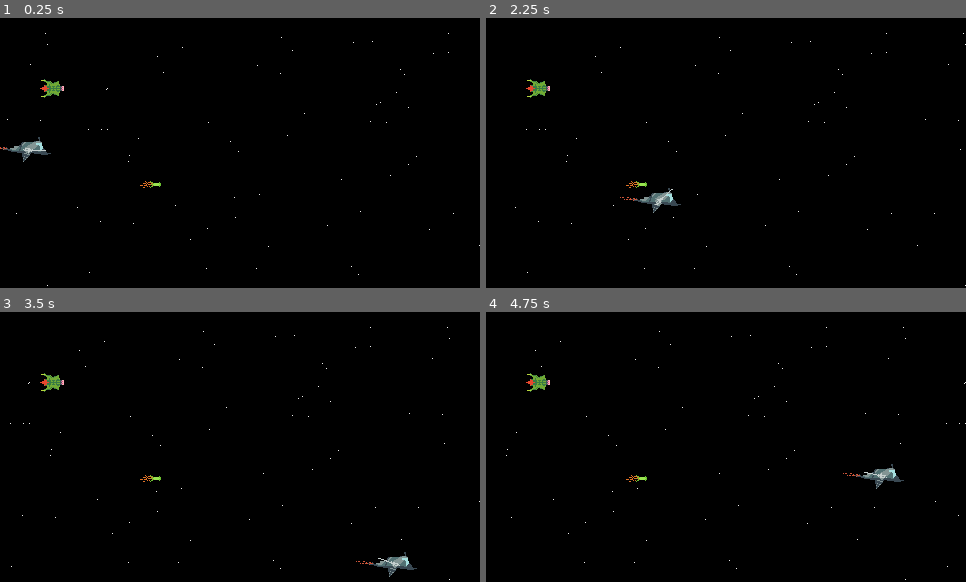
Above: before the commit, frames 1-4 (two rows, left to right).
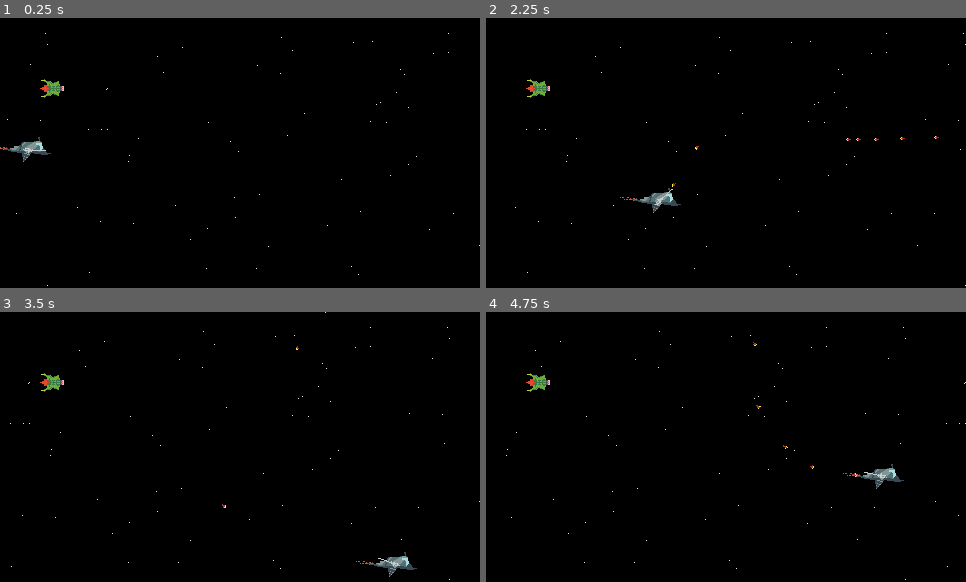
Above: after the commit, the same moments.

Repository: Wiolarz/Polyspear
Game: Godot game, scene res://Scenes/basic_map.tscn
Same seed, same stepped clock (60 frames per second), same inputs: the game is played once before the commit and once after it.
Inputs (mouse positions are in pixels of both pictures, inside the frame that each line leads up to):
- Up to frame 1 (0.25 s): no input
- Up to frame 2 (2.25 s): move the mouse to (831, 139) at 0.52 s; press the mouse at (831, 139) at 0.53 s; hold Right 0.53-1.28 s; move the mouse to (630, 166) at 1.27 s; release the mouse at (630, 166) at 1.28 s; hold Down 1.28-2.03 s; tap Ctrl (KEY_BREAKS) at 1.35 s; click (630, 166) at 1.55 s; move the mouse to (774, 93) at 2.02 s; press the mouse at (774, 93) at 2.03 s; hold Right from 2.03 s (still down); tap S (KEY_DOWN) at 2.1 s
- Up to frame 3 (3.5 s): move the mouse to (216, 501) at 2.77 s; release Right at 2.78 s; release the mouse at (216, 501) at 2.78 s; hold Up from 2.78 s (still down); tap A (KEY_LEFT) at 2.85 s; click (216, 501) at 3.05 s
- Up to frame 4 (4.75 s): move the mouse to (870, 487) at 3.52 s; release Up at 3.53 s; press the mouse at (870, 487) at 3.53 s; hold Left from 3.53 s (still down); tap D (KEY_RIGHT) at 3.6 s; tap F2 (MAXIMIZE_WINDOW) at 4.15 s; move the mouse to (582, 406) at 4.27 s; release the mouse at (582, 406) at 4.28 s; tap W (KEY_UP) at 4.35 s; click (582, 406) at 4.55 s

The runs differ from the first frame. In frame 1, less than 0.1% of the frame differs, in the area x 29-34%, y 60-63%; in frame 2, 0.1%, in the area x 29-95%, y 43-63%; in frame 3, less than 0.1%; in frame 4, less than 0.1%.

Commit message:
Basic shooting system for the player

Diff:
--- a/Scenes/basic_map.tscn
+++ b/Scenes/basic_map.tscn
@@ -1,13 +1,14 @@
-[gd_scene load_steps=14 format=3 uid="uid://os75hnii4k0w"]
+[gd_scene load_steps=15 format=3 uid="uid://os75hnii4k0w"]
 
 [ext_resource type="Script" path="res://Scripts/Menu.gd" id="1_kp0kd"]
-[ext_resource type="Texture2D" uid="uid://du03tgcf81l8c" path="res://Art/background.png" id="2_1cfpo"]
-[ext_resource type="Texture2D" uid="uid://dp5nkeidtt56i" path="res://Art/enemy_rocket.png" id="3_5u82o"]
-[ext_resource type="Texture2D" uid="uid://bku2007a1rtlg" path="res://Art/stars.png" id="3_110ma"]
+[ext_resource type="Texture2D" uid="uid://du03tgcf81l8c" path="res://Art/Background/background.png" id="2_fq3eo"]
 [ext_resource type="Shader" path="res://Scripts/stars.gdshader" id="3_cwqn6"]
 [ext_resource type="Script" path="res://Scripts/Background_Stars.gd" id="4_bxsjd"]
-[ext_resource type="Texture2D" uid="uid://djv22d5tl3s24" path="res://Art/enemy1.png" id="4_naqsl"]
+[ext_resource type="Texture2D" uid="uid://bku2007a1rtlg" path="res://Art/Background/stars.png" id="4_c1o6t"]
 [ext_resource type="PackedScene" uid="uid://cbbkojgcsrdxg" path="res://Scenes/player.tscn" id="4_uicuu"]
+[ext_resource type="Texture2D" uid="uid://djv22d5tl3s24" path="res://Art/Ships/enemy1.png" id="6_c0u07"]
+[ext_resource type="Script" path="res://Scripts/BulletManager.gd" id="8_1x75j"]
+[ext_resource type="Script" path="res://Scripts/SaveSystem.gd" id="9_y4htr"]
 
 [sub_resource type="CanvasTexture" id="CanvasTexture_6woqk"]
 
@@ -29,36 +30,32 @@
 [node name="Menu" type="Node" parent="."]
 script = ExtResource("1_kp0kd")
 
-[node name="Background" type="Sprite2D" parent="."]
+[node name="Background" type="Node2D" parent="."]
+position = Vector2(240, 135)
+
+[node name="oldBackground" type="Sprite2D" parent="Background"]
 visible = false
 texture_repeat = 2
-position = Vector2(240, 135)
-texture = ExtResource("2_1cfpo")
+texture = ExtResource("2_fq3eo")
 region_enabled = true
 region_rect = Rect2(0, 0, 480, 270)
 
-[node name="Background_Black" type="Sprite2D" parent="."]
+[node name="Background_Black" type="Sprite2D" parent="Background"]
 modulate = Color(0, 0, 0, 1)
-position = Vector2(240, 135)
 scale = Vector2(480, 270)
 texture = SubResource("CanvasTexture_6woqk")
 
-[node name="Background_Stars" type="Sprite2D" parent="."]
+[node name="Background_Stars" type="Sprite2D" parent="Background"]
 texture_repeat = 2
 material = SubResource("ShaderMaterial_pbwts")
-position = Vector2(240, 135)
-texture = ExtResource("3_110ma")
+texture = ExtResource("4_c1o6t")
 script = ExtResource("4_bxsjd")
-
-[node name="EnemyRocket" type="Sprite2D" parent="."]
-position = Vector2(151, 167)
-texture = ExtResource("3_5u82o")
 
 [node name="CharacterBody2D" type="CharacterBody2D" parent="."]
 position = Vector2(52, 72)
 
 [node name="Sprite2D" type="Sprite2D" parent="CharacterBody2D"]
-texture = ExtResource("4_naqsl")
+texture = ExtResource("6_c0u07")
 
 [node name="CollisionShape2D" type="CollisionShape2D" parent="CharacterBody2D"]
 shape = SubResource("CircleShape2D_ucm86")
@@ -87,3 +84,11 @@
 
 [node name="Camera2D" type="Camera2D" parent="."]
 position = Vector2(240, 135)
+
+[node name="BulletManager" type="Node" parent="."]
+script = ExtResource("8_1x75j")
+
+[node name="SaveSystem" type="Node" parent="."]
+script = ExtResource("9_y4htr")
+
+[connection signal="bullet" from="Player" to="BulletManager" method="_on_player_bullet"]
--- /dev/null
+++ b/Scenes/bullet.tscn
@@ -0,0 +1,16 @@
+[gd_scene load_steps=4 format=3 uid="uid://pkgw21oblow"]
+
+[ext_resource type="Script" path="res://Scripts/Bullet.gd" id="1_1kfi4"]
+[ext_resource type="Texture2D" uid="uid://d4dcl8g1w2sma" path="res://Art/Bullets/player_bullet.png" id="2_5o7pl"]
+
+[sub_resource type="RectangleShape2D" id="RectangleShape2D_p82aq"]
+size = Vector2(4, 2)
+
+[node name="Bullet" type="Area2D"]
+script = ExtResource("1_1kfi4")
+
+[node name="CollisionShape2D" type="CollisionShape2D" parent="."]
+shape = SubResource("RectangleShape2D_p82aq")
+
+[node name="Sprite2D" type="Sprite2D" parent="."]
+texture = ExtResource("2_5o7pl")
--- a/Scenes/player.tscn
+++ b/Scenes/player.tscn
@@ -1,9 +1,10 @@
-[gd_scene load_steps=7 format=3 uid="uid://cbbkojgcsrdxg"]
+[gd_scene load_steps=8 format=3 uid="uid://cbbkojgcsrdxg"]
 
 [ext_resource type="Script" path="res://Scripts/player.gd" id="1_gs88a"]
-[ext_resource type="Texture2D" uid="uid://m447rugnefxf" path="res://Art/player_basic_ship.png" id="2_8r5rl"]
+[ext_resource type="Texture2D" uid="uid://m447rugnefxf" path="res://Art/Ships/player_basic_ship.png" id="2_162m2"]
 [ext_resource type="Script" path="res://Scripts/GunTurret.gd" id="3_ufsmu"]
-[ext_resource type="Texture2D" uid="uid://oh2gmywg8ffg" path="res://Art/basic_turret.png" id="4_dwa0x"]
+[ext_resource type="Texture2D" uid="uid://oh2gmywg8ffg" path="res://Art/Bullets/basic_turret.png" id="4_sksxl"]
+[ext_resource type="Script" path="res://Scripts/Gun.gd" id="5_ssbrs"]
 
 [sub_resource type="RectangleShape2D" id="RectangleShape2D_vpjnq"]
 size = Vector2(25, 11)
@@ -16,7 +17,7 @@
 
 [node name="ShipSprite" type="Sprite2D" parent="."]
 position = Vector2(-7.5, 2.5)
-texture = ExtResource("2_8r5rl")
+texture = ExtResource("2_162m2")
 offset = Vector2(0, 1)
 
 [node name="hitbox" type="Area2D" parent="."]
@@ -34,6 +35,15 @@
 position = Vector2(0.5, 3.5)
 script = ExtResource("3_ufsmu")
 
-[node name="GunSprite" type="Sprite2D" parent="GunTurret"]
+[node name="TurretSprite" type="Sprite2D" parent="GunTurret"]
 position = Vector2(5.5, 0.5)
-texture = ExtResource("4_dwa0x")
+texture = ExtResource("4_sksxl")
+
+[node name="Gun" type="Node2D" parent="GunTurret"]
+script = ExtResource("5_ssbrs")
+
+[node name="Marker2D" type="Marker2D" parent="GunTurret/Gun"]
+position = Vector2(18.5, 0.5)
+
+[connection signal="turret_shoots" from="GunTurret" to="." method="_on_gun_turret_turret_shoots"]
+[connection signal="gun_shoots" from="GunTurret/Gun" to="GunTurret" method="_on_gun_gun_shoots"]
--- /dev/null
+++ b/Scripts/Bullet.gd
@@ -0,0 +1,19 @@
+extends Area2D
+
+
+@export var damage = 10
+@export var armor_pierce = 2
+@export var explosion_dmg = 10
+
+
+@export var speed = 4
+var velocity
+# Called when the node enters the scene tree for the first time.
+func _ready():
+	velocity = Vector2.RIGHT.rotated(rotation) * speed
+
+
+
+# Called every frame. 'delta' is the elapsed time since the previous frame.
+func _physics_process(delta):
+	position += velocity
--- /dev/null
+++ b/Scripts/BulletManager.gd
@@ -0,0 +1,25 @@
+extends Node
+
+
+# Called when the node enters the scene tree for the first time.
+func _ready():
+
+	pass # Replace with function body.
+
+
+# Called every frame. 'delta' is the elapsed time since the previous frame.
+func _process(delta):
+	pass
+
+
+
+
+func _on_player_bullet(pos, dir, ammo):
+	var bullet = ammo.instantiate() as Area2D
+	#bullet.position = rifle_exit.global_position()
+	print("test")
+	print(pos, dir)
+
+	bullet.position = pos
+	bullet.rotation_degrees = dir # rotation_degrees#rad_to_deg(direction.angle())
+	add_child(bullet) # get_tree().get_node("BasicMap").
--- /dev/null
+++ b/Scripts/Gun.gd
@@ -0,0 +1,33 @@
+extends Node2D
+
+signal gun_shoots(pos, ammo)
+
+
+@export var shooting_speed = 10  # frames between shoots
+var shooting_cooldown = 0
+
+
+@onready var rifle_exit: Marker2D = $Marker2D
+
+
+var bullet_scene: PackedScene = preload("res://Scenes/bullet.tscn")
+
+
+
+
+
+
+# Called when the node enters the scene tree for the first time.
+func _ready():
+	pass # Replace with function body.
+
+
+# Called every frame. 'delta' is the elapsed time since the previous frame.
+
+func _physics_process(delta):
+
+	if shooting_cooldown > 0:
+		shooting_cooldown -= 1
+	if Input.is_action_pressed("KEY_SHOOT") and shooting_cooldown == 0:
+		shooting_cooldown = shooting_speed
+		emit_signal("gun_shoots", rifle_exit.global_position, bullet_scene)
--- a/Scripts/GunTurret.gd
+++ b/Scripts/GunTurret.gd
@@ -1,5 +1,7 @@
 extends Node2D
 
+
+signal turret_shoots(pos, dir, ammo)
 
 # Called when the node enters the scene tree for the first time.
 func _ready():
@@ -10,3 +12,7 @@
 func _physics_process(delta):
 	look_at(get_global_mouse_position())
 	#rotation = get_global_mouse_position().angle_to_point(global_position)
+
+
+func _on_gun_gun_shoots(pos, ammo):
+	emit_signal("turret_shoots", pos, rotation_degrees, ammo)
--- a/Scripts/Menu.gd
+++ b/Scripts/Menu.gd
@@ -26,7 +26,9 @@
 	if Input.is_action_just_pressed("MAXIMIZE_WINDOW"):
 		if not maximize:
 			maximize = true
-			DisplayServer.window_set_mode(DisplayServer.WINDOW_MODE_FULLSCREEN)
+			DisplayServer.window_set_mode(DisplayServer.WINDOW_MODE_EXCLUSIVE_FULLSCREEN)
+			#DisplayServer.window_set_mode(DisplayServer.WINDOW_MODE_FULLSCREEN)  # there is a grey border around the screen
+			# https://github.com/godotengine/godot/issues/63500
 		else:
 			maximize = false
 			DisplayServer.window_set_mode(DisplayServer.WINDOW_MODE_WINDOWED)
--- /dev/null
+++ b/Scripts/SaveSystem.gd
@@ -0,0 +1,11 @@
+extends Node
+
+
+# Called when the node enters the scene tree for the first time.
+func _ready():
+	pass # Replace with function body.
+
+
+# Called every frame. 'delta' is the elapsed time since the previous frame.
+func _process(delta):
+	pass
--- a/Scripts/player.gd
+++ b/Scripts/player.gd
@@ -14,6 +14,12 @@
 @export var ship_break_max_charges = 20 #
 var ship_break_charges = ship_break_max_charges
 @export var ship_break_free_treshold = 10 # number we use to divide break power, to check if player can be awarded with free break
+
+
+
+signal bullet(pos, dir, ammo)
+
+
 
 
 func _ready():
@@ -71,3 +77,8 @@
 	cheats()
 	movement()
 	recharge()
+
+
+func _on_gun_turret_turret_shoots(pos, dir, ammo):
+	print("test")
+	emit_signal("bullet", pos, dir, ammo)
--- a/help/List_of_Useful_Links.gd
+++ b/help/List_of_Useful_Links.gd
@@ -42,6 +42,14 @@
 """
 
 
+var Movement
+"""
+
+https://docs.godotengine.org/en/stable/tutorials/2d/2d_movement.html
+
+
+"""
+
 
 
 var AI
--- /dev/null
+++ b/help/Progression_Design.gd
@@ -0,0 +1,6 @@
+# Progression Design
+
+
+"""
+
+"""
--- a/project.godot
+++ b/project.godot
@@ -13,12 +13,13 @@
 config/name="Krong"
 run/main_scene="res://Scenes/basic_map.tscn"
 config/features=PackedStringArray("4.1", "GL Compatibility")
-config/icon="res://Art/icon.svg"
+config/icon="res://Art/UI/icon.svg"
 
 [display]
 
 window/size/viewport_width=480
 window/size/viewport_height=270
+window/size/mode=4
 window/stretch/mode="viewport"
 
 [input]
@@ -82,6 +83,11 @@
 "events": [Object(InputEventKey,"resource_local_to_scene":false,"resource_name":"","device":-1,"window_id":0,"alt_press …(182 unchanged characters)…
 ]
 }
+KEY_SHOOT={
+"deadzone": 0.5,
+"events": [Object(InputEventMouseButton,"resource_local_to_scene":false,"resource_name":"","device":-1,"window_id":0,"alt_pressed":false,"shift_pressed":false,"ctrl_pressed":false,"meta_pressed":false,"button_mask":1,"position":Vector2(128, 16),"global_position":Vector2(132, 59),"factor":1.0,"button_index":1,"canceled":false,"pressed":true,"double_click":false,"script":null)
+]
+}
 
 [rendering]
 
